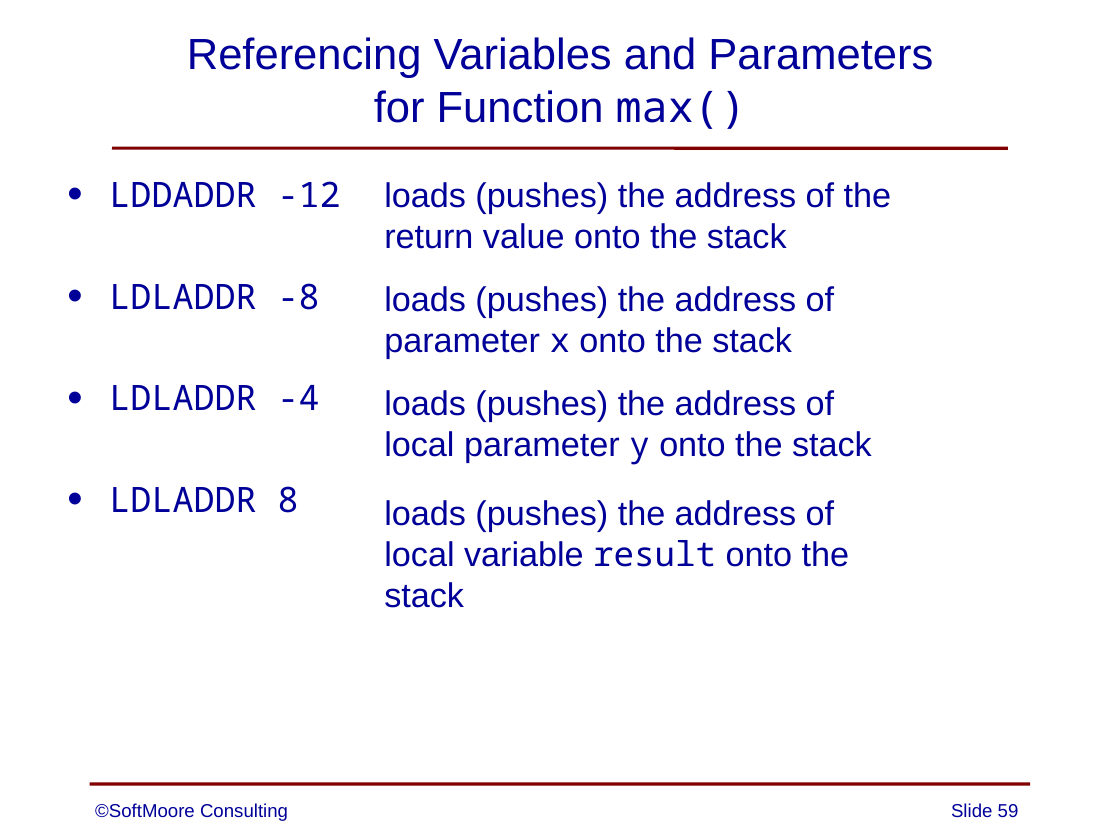
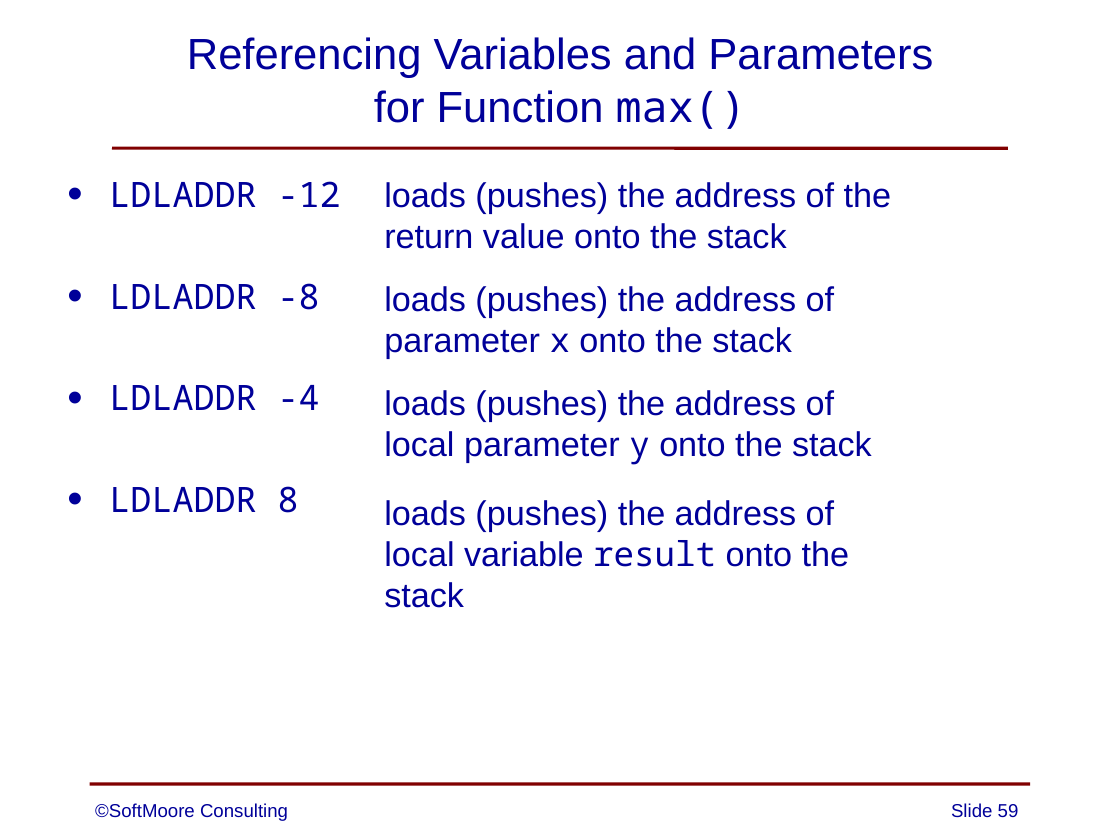
Before and after one commit to SoftMoore/CPRL-Java-4th, a slide deck: slide 59 of PowerPoints/13 - Subprograms.pptx. Drawn at 1120x840 pixels with LibreOffice and Linux fonts; fonts in the diff are those of the drawing. Boxes give left, top, right and bottom in pixels: in the first picture for what was removed or moved away, otherwise in the second. Text is boxed around its words. In the diff, an @@ line names an element or a change of style, - is before the commit and + after.

```diff
--- a/PowerPoints/13 - Subprograms.pptx
+++ b/PowerPoints/13 - Subprograms.pptx
@@ text at (109,181,341,207): text changed @@
-• LDDADDR -12
+• LDLADDR -12
```
Also in this commit, not shown: 1 other slide changed, 2 other files.
